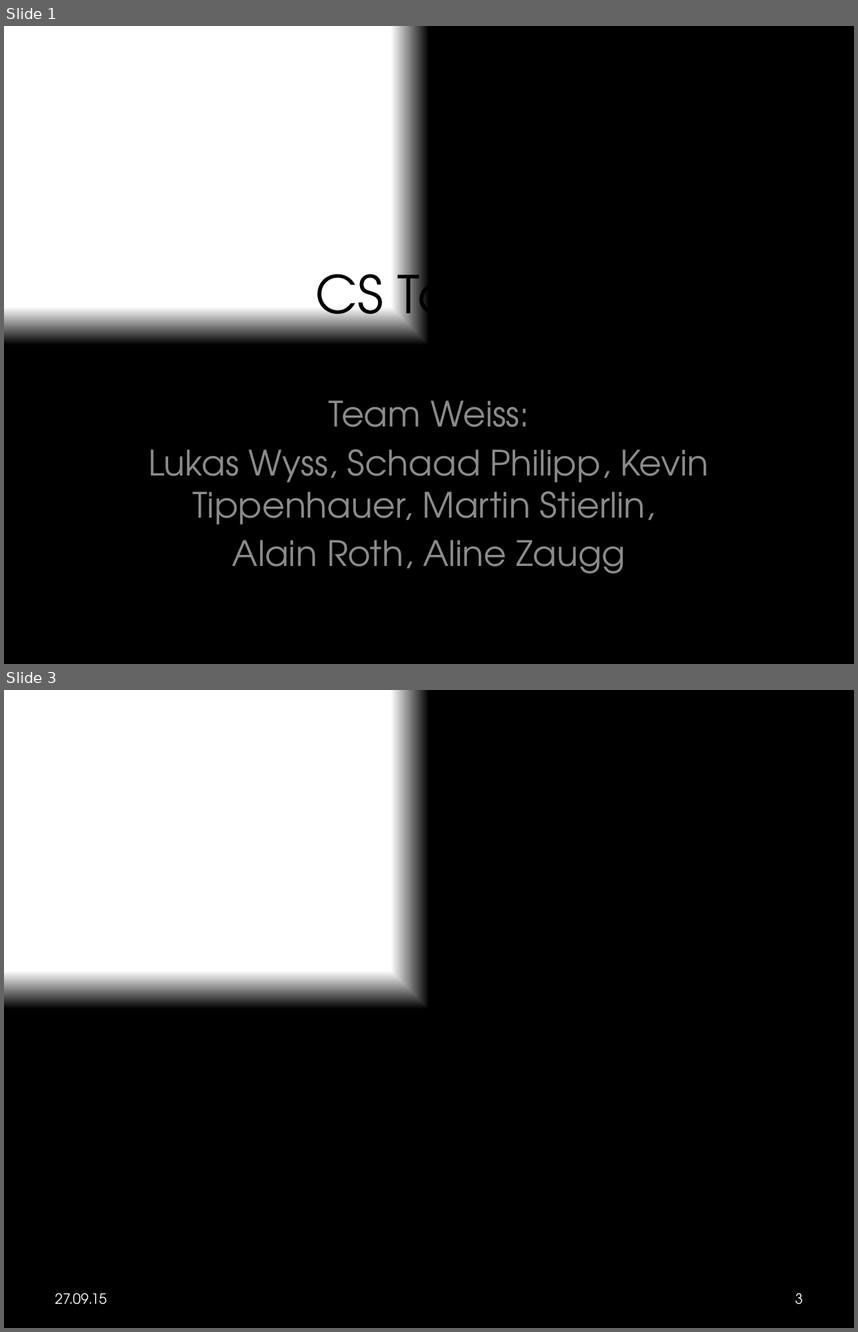
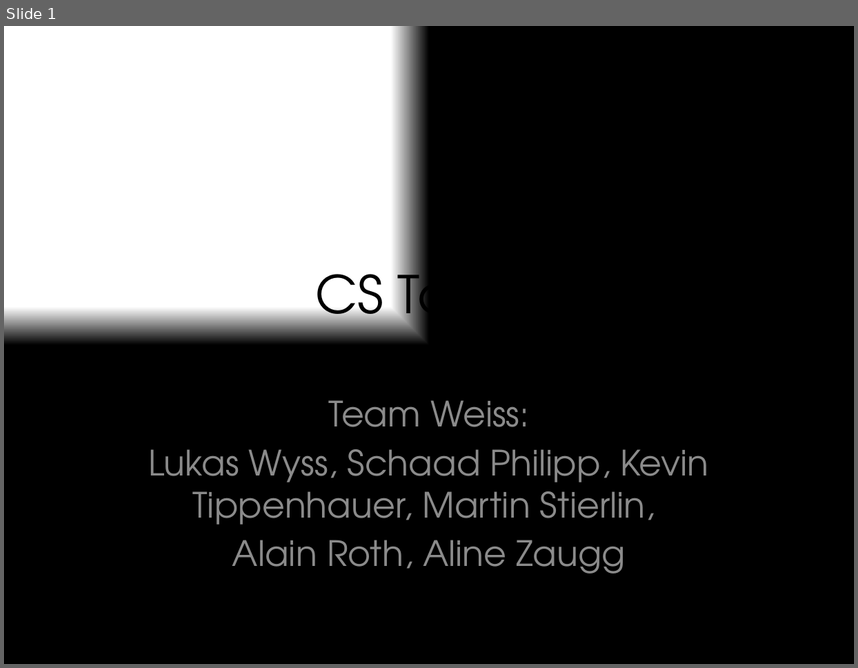
Before and after one commit to k-tipp/ch.bfh.btx8081.w2015.weiss, a slide deck: doc/CS1_Task1/Presentation_CS1_Task1.pptx. Shown one above the other, each under a label of ours: slides 1 and 3 before the commit, slide 1 after it; the slides between them are not shown. The pictures are 858x1332 and 858x668 pixels, drawn with LibreOffice and Linux fonts; fonts in the diff are those of the drawing. Boxes give left, top, right and bottom in pixels: in the first picture for what was removed or moved away, otherwise in the second. Text is boxed around its words. In the diff, an @@ line names an element or a change of style, - is before the commit and + after.

```diff
--- a/doc/CS1_Task1/Presentation_CS1_Task1.pptx
+++ b/doc/CS1_Task1/Presentation_CS1_Task1.pptx
@@ slide 3 removed at (4, 690, 854, 1328), background gradient #FFFFFF to #000000 @@
@@ text removed at (55, 1292, 107, 1304) @@
-27.09.15
@@ page number removed at (795, 1292, 803, 1304) @@
-3
```
Also in this commit, not shown: 7 slides added, 1 other slide removed.
